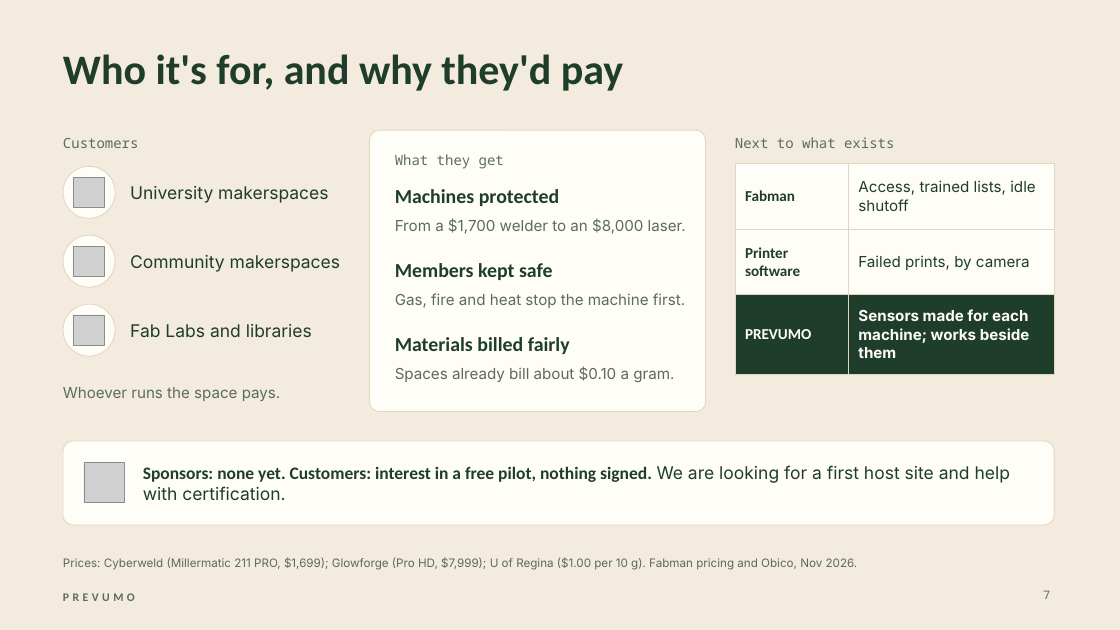
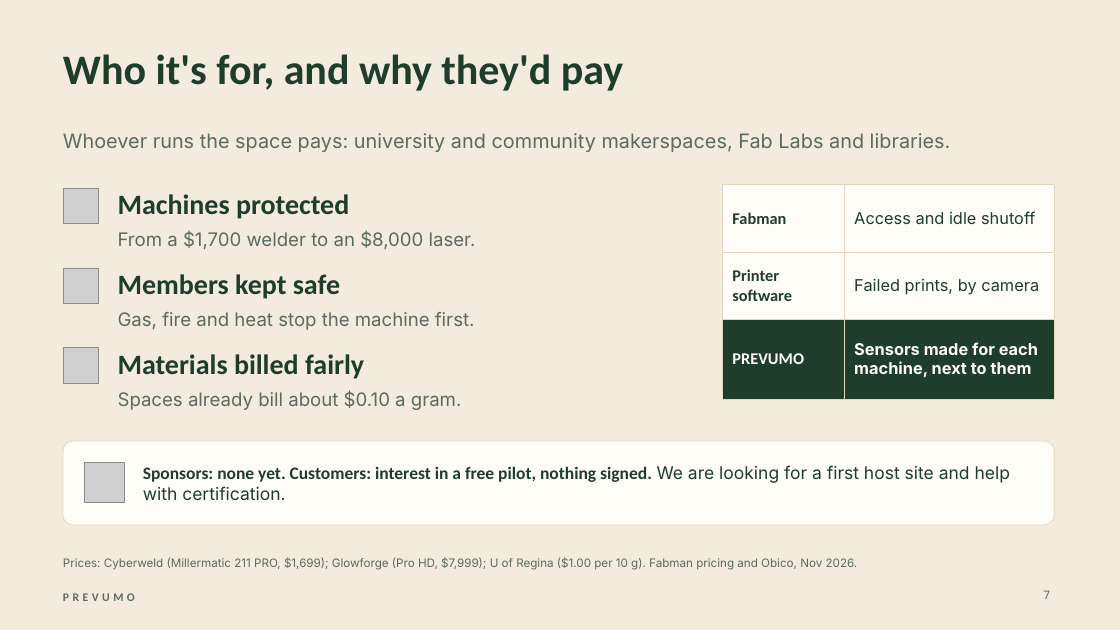
Before and after one commit to WAHB22/wahbs-world, a slide deck: slide 7 of prevumo/deliverables/final/PREVUMO-final.pptx. Drawn at 1120x630 pixels with LibreOffice and Linux fonts; fonts in the diff are those of the drawing; grey boxes stand for pictures. Boxes give left, top, right and bottom in pixels: in the first picture for what was removed or moved away, otherwise in the second. Text is boxed around its words. In the diff, an @@ line names an element or a change of style, - is before the commit and + after.

```diff
--- a/prevumo/deliverables/final/PREVUMO-final.pptx
+++ b/prevumo/deliverables/final/PREVUMO-final.pptx
@@ text removed at (x1=63, y1=138, x2=139, y2=148) @@
-Customers
@@ text added at (x1=63, y1=133, x2=951, y2=152), 17 pt, text #5B6B5F @@
+Whoever runs the space pays: university and community makerspaces, Fab Labs and libraries.
@@ rounded rectangle removed at (x1=370, y1=130, x2=706, y2=412) @@
@@ text removed at (x1=735, y1=137, x2=894, y2=148) @@
-Next to what exists
@@ ellipse removed at (x1=63, y1=166, x2=115, y2=218) @@
@@ picture removed at (x1=74, y1=177, x2=104, y2=208) @@
@@ text removed at (x1=395, y1=154, x2=504, y2=169) @@
-What they get
@@ picture added at (x1=63, y1=188, x2=98, y2=223) @@
@@ text "Machines protected" moved from (x1=395, y1=189, x2=559, y2=206) to (x1=118, y1=194, x2=349, y2=219) @@
@@ text removed at (x1=130, y1=186, x2=328, y2=203) @@
-University makerspaces
@@ table at (x1=723, y1=185, x2=1054, y2=381) @@
-row 1, column 2: Access, trained lists, idle shutoff
+row 1, column 2: Access and idle shutoff
-row 3, column 2: Sensors made for each machine; works beside them
+row 3, column 2: Sensors made for each machine, next to them
@@ size 13 to 14 pt in "Fabman", "Printer software", "Failed prints, by camera", "PREVUMO" @@
@@ table resized from (x1=735, y1=164, x2=1054, y2=362) to (x1=723, y1=185, x2=1054, y2=381) @@
@@ ellipse removed at (x1=63, y1=235, x2=115, y2=287) @@
@@ text "From a $1,700 welder to ..." moved from (x1=395, y1=218, x2=686, y2=234) to (x1=118, y1=231, x2=476, y2=249) @@
@@ picture added at (x1=63, y1=268, x2=98, y2=303) @@
@@ picture removed at (x1=74, y1=246, x2=104, y2=276) @@
@@ text "Members kept safe" moved from (x1=395, y1=263, x2=553, y2=280) to (x1=118, y1=274, x2=340, y2=299) @@
@@ text removed at (x1=130, y1=255, x2=340, y2=272) @@
-Community makerspaces
@@ ellipse removed at (x1=63, y1=304, x2=115, y2=356) @@
@@ picture removed at (x1=74, y1=315, x2=104, y2=345) @@
@@ text "Gas, fire and heat stop ..." moved from (x1=395, y1=293, x2=685, y2=308) to (x1=118, y1=312, x2=475, y2=330) @@
@@ text removed at (x1=130, y1=324, x2=312, y2=337) @@
-Fab Labs and libraries
@@ picture added at (x1=63, y1=348, x2=98, y2=383) @@
@@ size 17 to 24 pt in 3 elements at (x1=118, y1=194, x2=349, y2=219), (x1=118, y1=274, x2=340, y2=299), (x1=118, y1=354, x2=364, y2=379) @@
@@ text "Materials billed fairly" moved from (x1=395, y1=337, x2=570, y2=354) to (x1=118, y1=354, x2=364, y2=379) @@
@@ text removed at (x1=63, y1=387, x2=280, y2=401) @@
-Whoever runs the space pays.
@@ size 13 to 16 pt in 3 elements at (x1=118, y1=231, x2=476, y2=249), (x1=118, y1=312, x2=475, y2=330), (x1=118, y1=390, x2=462, y2=410) @@
@@ text "Spaces already bill about $0.10 ..." moved from (x1=395, y1=366, x2=674, y2=382) to (x1=118, y1=390, x2=462, y2=410) @@
```
Also in this commit, not shown: 12 other slides changed, 12 other files.
